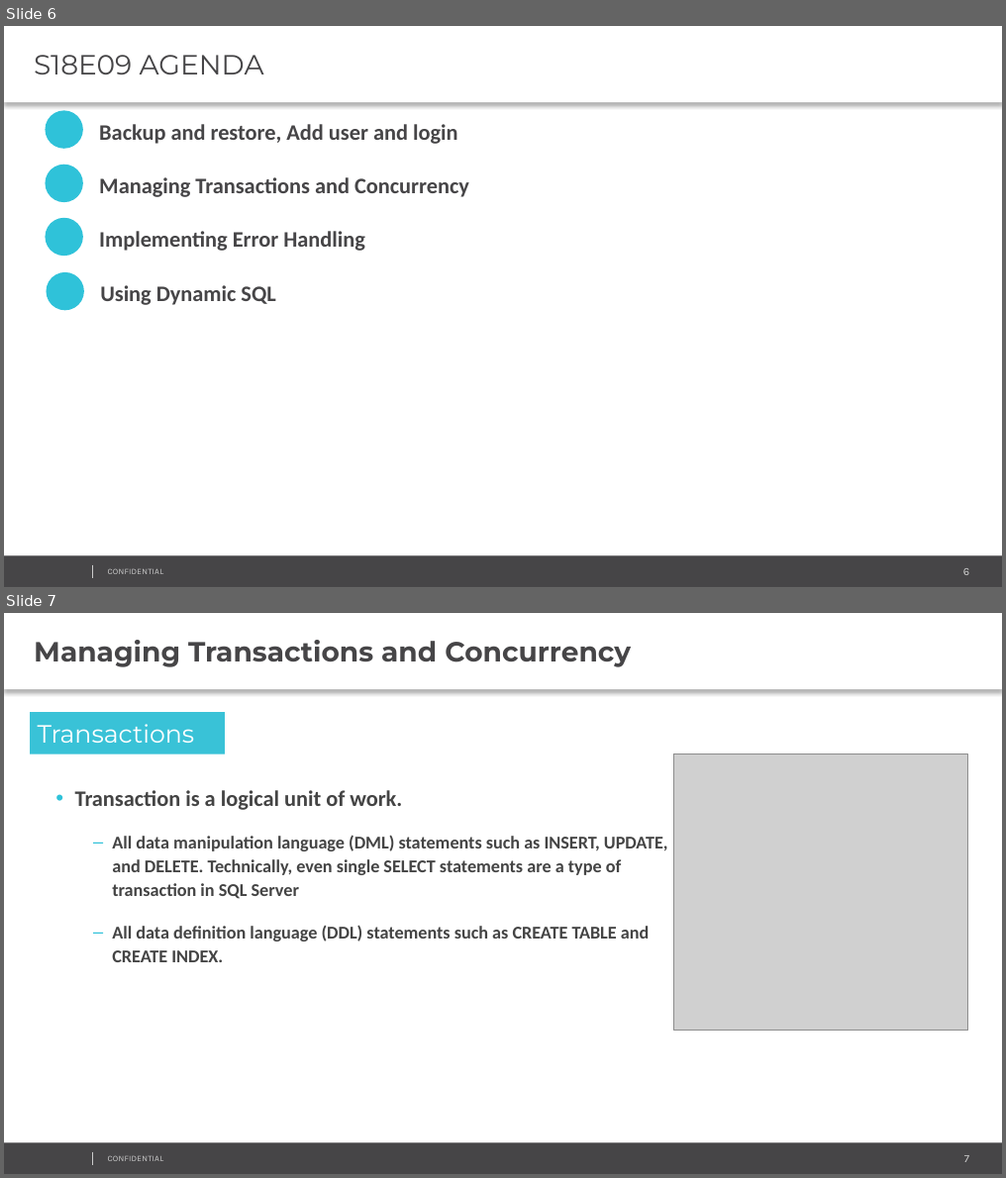
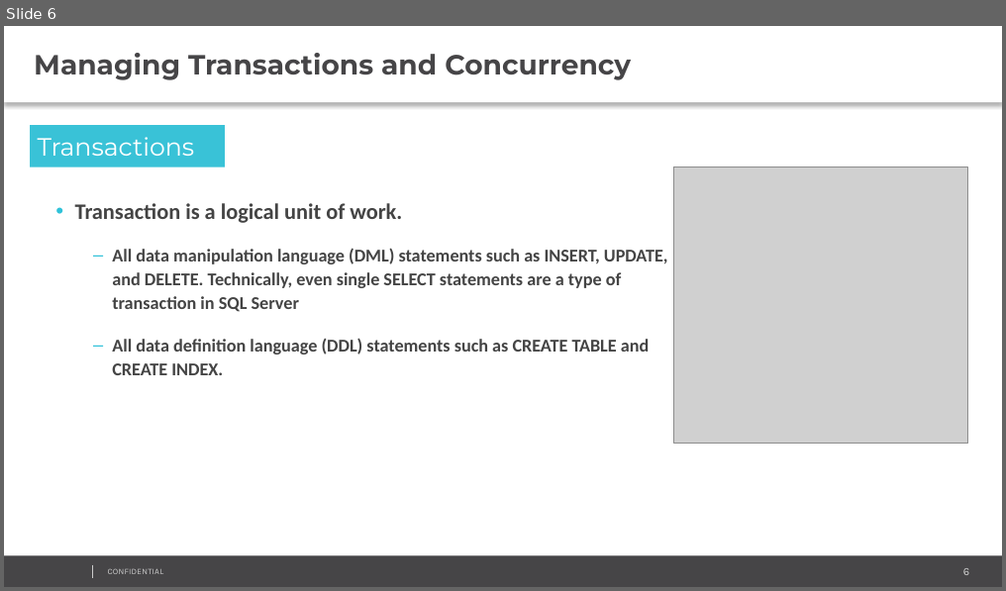
Before and after one commit to AndreyQC/MSBI.Lab, a slide deck: MSBI.Lecture.09/MSBI.Dev.S19E09.pptx. Shown one above the other, each under a label of ours: slides 6 and 7 before the commit, slide 6 after it. The pictures are 1006x1178 and 1006x591 pixels, drawn with LibreOffice and Linux fonts; fonts in the diff are those of the drawing; grey boxes stand for pictures; background and template pictures are left out. Boxes give left, top, right and bottom in pixels: in the first picture for what was removed or moved away, otherwise in the second. Text is boxed around its words. In the diff, an @@ line names an element or a change of style, - is before the commit and + after.

```diff
--- a/MSBI.Lecture.09/MSBI.Dev.S19E09.pptx
+++ b/MSBI.Lecture.09/MSBI.Dev.S19E09.pptx
@@ slide 6 removed at <box>4,26,1002,587</box>, background #FFFFFF; not listed: 4 template elements that a slide beside it also shows @@
@@ text removed at <box>4,26,1002,103</box> @@
-S18E09 AGENDA
@@ ellipse removed at <box>45,111,83,149</box> @@
@@ text removed at <box>99,124,458,144</box> @@
-Backup and restore, Add user and login
@@ ellipse removed at <box>45,165,83,202</box> @@
@@ text removed at <box>99,177,469,197</box> @@
-Managing Transactions and Concurrency
@@ ellipse removed at <box>45,218,83,256</box> @@
@@ text removed at <box>99,231,365,251</box> @@
-Implementing Error Handling
@@ ellipse removed at <box>46,273,84,310</box> @@
@@ text removed at <box>100,285,275,305</box> @@
-Using Dynamic SQL
@@ what was slide 7 is now slide 6 @@
@@ page number at <box>963,569,969,575</box>: text changed @@
-7
+6
```
Also in this commit, not shown: 9 slides changed, 6 slides added, 3 other slides removed, 20 other files.
